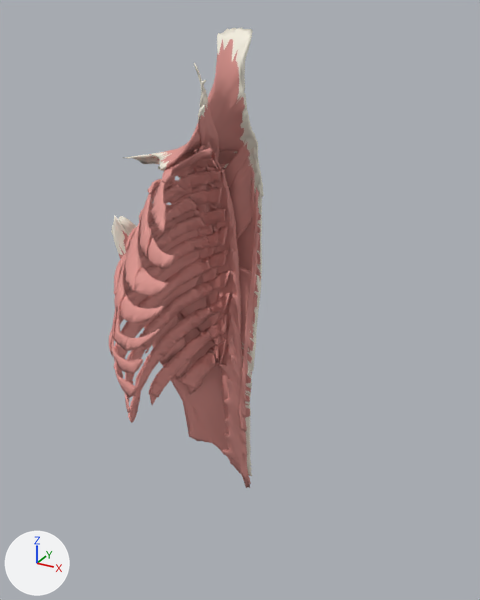
Renders of the glTF model public/anatomy/muscles.glb from each side of a commit.
Before and after are seen from a camera (50 mm lens) standing at (0.385, -0.653, 1.595) and looking at (0.011, 0.027, 1.255). The axes (+X, +Y, +Z) are drawn at lower left. The lights are the same throughout. The picture after the commit comes second.

Objects in the first picture: 'Ascending part of trapezius muscle.r mesh', 'Descending part of trapezius muscle.r mesh', 'External intercostal muscles.r mesh', 'Iliocostalis thoracis muscle.r mesh', 'Internal intercostal muscles.r mesh', 'Latissimus dorsi muscle.r mesh', 'Levator scapulae.r mesh', 'Longissimus thoracis muscle.r mesh', 'Rhomboid major muscle.r mesh', 'Serratus anterior muscle.r mesh', 'Spinalis thoracis muscle.r mesh', 'Transverse part of trapezius muscle.r mesh' and 1 more.
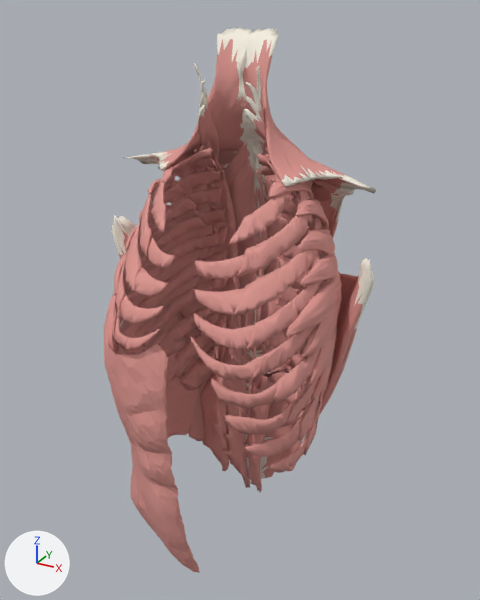
Diff of the bpy script that builds the scene:
```diff
--- a/public/anatomy/muscles.glb.py
+++ b/public/anatomy/muscles.glb.py
@@ ob_transverse_part_of_trapezius_muscle_l_mesh @@
+ob_transverse_part_of_trapezius_muscle_l_mesh = bpy.data.objects.new('Transverse part of trapezius muscle.l mesh', me_mesh_26)  # 372 vertices, 748 faces; spans x -0.005..0.167, y 0.032..0.112, z 1.37..1.45; in mat_muscle (pink #dd958e), mat_tendon (white #f7f1e2)
+ob_transverse_part_of_trapezius_muscle_l_mesh.location = (0.0, 0.0, 0.0)
@@ ob_spinalis_thoracis_muscle_l_mesh @@
+ob_spinalis_thoracis_muscle_l_mesh = bpy.data.objects.new('Spinalis thoracis muscle.l mesh', me_mesh_24)  # 693 vertices, 1382 faces; spans x -0.001..0.012, y 0.053..0.103, z 1.034..1.411; in mat_muscle (pink #dd958e)
+ob_spinalis_thoracis_muscle_l_mesh.location = (0.0, 0.0, 0.0)
@@ ob_serratus_anterior_muscle_l_mesh @@
+ob_serratus_anterior_muscle_l_mesh = bpy.data.objects.new('Serratus anterior muscle.l mesh', me_mesh_22)  # 3153 vertices, 6310 faces; spans x 0.062..0.149, y -0.062..0.11, z 1.148..1.423; in mat_muscle (pink #dd958e)
+ob_serratus_anterior_muscle_l_mesh.location = (0.0, 0.0, 0.0)
@@ ob_rhomboid_minor_muscle_l_mesh @@
+ob_rhomboid_minor_muscle_l_mesh = bpy.data.objects.new('Rhomboid minor muscle.l mesh', me_mesh_20)  # 204 vertices, 372 faces; spans x -0.001..0.0642, y 0.0678..0.1022, z 1.3596..1.4606; in mat_muscle (pink #dd958e), mat_tendon (white #f7f1e2)
+ob_rhomboid_minor_muscle_l_mesh.location = (0.0, 0.0, 0.0)
@@ ob_rhomboid_major_muscle_l_mesh @@
+ob_rhomboid_major_muscle_l_mesh = bpy.data.objects.new('Rhomboid major muscle.l mesh', me_mesh_18)  # 648 vertices, 1200 faces; spans x -0.001..0.087, y 0.083..0.113, z 1.26..1.439; in mat_muscle (pink #dd958e), mat_tendon (white #f7f1e2)
+ob_rhomboid_major_muscle_l_mesh.location = (0.0, 0.0, 0.0)
@@ ob_quadratus_lumborum_muscle_r_mesh @@
+ob_quadratus_lumborum_muscle_r_mesh = bpy.data.objects.new('Quadratus lumborum muscle.r mesh', me_mesh_17)  # 141 vertices, 282 faces; spans x -0.069..-0.018, y 0.028..0.073, z 0.94..1.147; in mat_muscle (pink #dd958e)
+ob_quadratus_lumborum_muscle_r_mesh.location = (0.0, 0.0, 0.0)
@@ ob_longissimus_thoracis_muscle_l_mesh @@
+ob_longissimus_thoracis_muscle_l_mesh = bpy.data.objects.new('Longissimus thoracis muscle.l mesh', me_mesh_15)  # 1198 vertices, 2412 faces; spans x -0.001..0.07, y 0.028..0.102, z 0.903..1.448; in mat_muscle (pink #dd958e)
+ob_longissimus_thoracis_muscle_l_mesh.location = (0.0, 0.0, 0.0)
@@ ob_levator_scapulae_l_mesh @@
+ob_levator_scapulae_l_mesh = bpy.data.objects.new('Levator scapulae.l mesh', me_mesh_13)  # 387 vertices, 770 faces; spans x 0.025..0.087, y 0.009..0.095, z 1.386..1.539; in mat_muscle (pink #dd958e), mat_tendon (white #f7f1e2)
+ob_levator_scapulae_l_mesh.location = (0.0, 0.0, 0.0)
@@ ob_latissimus_dorsi_muscle_l_mesh @@
+ob_latissimus_dorsi_muscle_l_mesh = bpy.data.objects.new('Latissimus dorsi muscle.l mesh', me_mesh_11_1)  # 1085 vertices, 2158 faces; spans x -0.002..0.184, y 0.018..0.12, z 0.931..1.342; in mat_muscle (pink #dd958e), mat_tendon (white #f7f1e2)
+ob_latissimus_dorsi_muscle_l_mesh.location = (0.0, 0.0, 0.0)
@@ ob_internal_intercostal_muscles_l_mesh @@
+ob_internal_intercostal_muscles_l_mesh = bpy.data.objects.new('Internal intercostal muscles.l mesh', me_mesh_9_1)  # 4980 vertices, 10042 faces; spans x 0.014..0.139, y -0.112..0.094, z 1.078..1.408; in mat_muscle (pink #dd958e)
+ob_internal_intercostal_muscles_l_mesh.location = (0.0, 0.0, 0.0)
@@ ob_iliocostalis_thoracis_muscle_l_mesh @@
+ob_iliocostalis_thoracis_muscle_l_mesh = bpy.data.objects.new('Iliocostalis thoracis muscle.l mesh', me_mesh_7_1)  # 723 vertices, 1442 faces; spans x 0.039..0.093, y 0.023..0.103, z 1.124..1.44; in mat_muscle (pink #dd958e)
+ob_iliocostalis_thoracis_muscle_l_mesh.location = (0.0, 0.0, 0.0)
@@ ob_external_intercostal_muscles_l_mesh @@
+ob_external_intercostal_muscles_l_mesh = bpy.data.objects.new('External intercostal muscles.l mesh', me_mesh_5_1)  # 5134 vertices, 10351 faces; spans x 0.029..0.141, y -0.097..0.098, z 1.07..1.442; in mat_muscle (pink #dd958e)
+ob_external_intercostal_muscles_l_mesh.location = (0.0, 0.0, 0.0)
@@ ob_external_abdominal_oblique_muscle_r_mesh @@
+ob_external_abdominal_oblique_muscle_r_mesh = bpy.data.objects.new('External abdominal oblique muscle.r mesh', me_mesh_4_1)  # 1481 vertices, 2962 faces; spans x -0.141..-0.005, y -0.125..0.055, z 0.862..1.28; in mat_muscle (pink #dd958e)
+ob_external_abdominal_oblique_muscle_r_mesh.location = (0.0, 0.0, 0.0)
@@ ob_descending_part_of_trapezius_muscle_l_mesh @@
+ob_descending_part_of_trapezius_muscle_l_mesh = bpy.data.objects.new('Descending part of trapezius muscle.l mesh', me_mesh_2_1)  # 934 vertices, 1690 faces; spans x -0.001..0.137, y 0.069..0.13, z 1.12..1.414; in mat_muscle (pink #dd958e), mat_tendon (white #f7f1e2)
+ob_descending_part_of_trapezius_muscle_l_mesh.location = (0.0, 0.0, 0.0)
@@ ob_ascending_part_of_trapezius_muscle_l_mesh @@
+ob_ascending_part_of_trapezius_muscle_l_mesh = bpy.data.objects.new('Ascending part of trapezius muscle.l mesh', me_mesh_0_1)  # 574 vertices, 1148 faces; spans x -0.004..0.131, y 0.0..0.092, z 1.416..1.575; in mat_muscle (pink #dd958e), mat_tendon (white #f7f1e2)
+ob_ascending_part_of_trapezius_muscle_l_mesh.location = (0.0, 0.0, 0.0)
```

Pixel boxes [x1, y1, x2, y2] of what changed, in the pictures (480 x 600 px):
'External abdominal oblique muscle.r mesh', added (pink)
    after: [104, 277, 200, 572]
'External intercostal muscles.l mesh', added (pink)
    after: [228, 154, 326, 455]
'Internal intercostal muscles.l mesh', added (pink)
    after: [190, 191, 325, 473]
'Serratus anterior muscle.l mesh', added
    after: [268, 178, 342, 401]
'Ascending part of trapezius muscle.l mesh', added
    after: [237, 28, 341, 187]
'Latissimus dorsi muscle.l mesh', added
    after: [252, 258, 374, 479]
'Quadratus lumborum muscle.r mesh', added
    after: [201, 361, 231, 471]
'Longissimus thoracis muscle.l mesh', added
    after: [246, 148, 301, 492]
'Descending part of trapezius muscle.l mesh', added
    after: [260, 180, 354, 275]
'Levator scapulae.l mesh', added
    after: [244, 66, 315, 180]
'Transverse part of trapezius muscle.l mesh', added
    after: [249, 137, 376, 193]
'Spinalis thoracis muscle.l mesh', added
    after: [246, 169, 268, 418]
'Rhomboid major muscle.l mesh', added
    after: [254, 147, 303, 241]
'Iliocostalis thoracis muscle.l mesh', added (mostly hidden)
    after: [267, 157, 320, 382]
'Rhomboid minor muscle.l mesh', added
    after: [248, 130, 298, 203]
